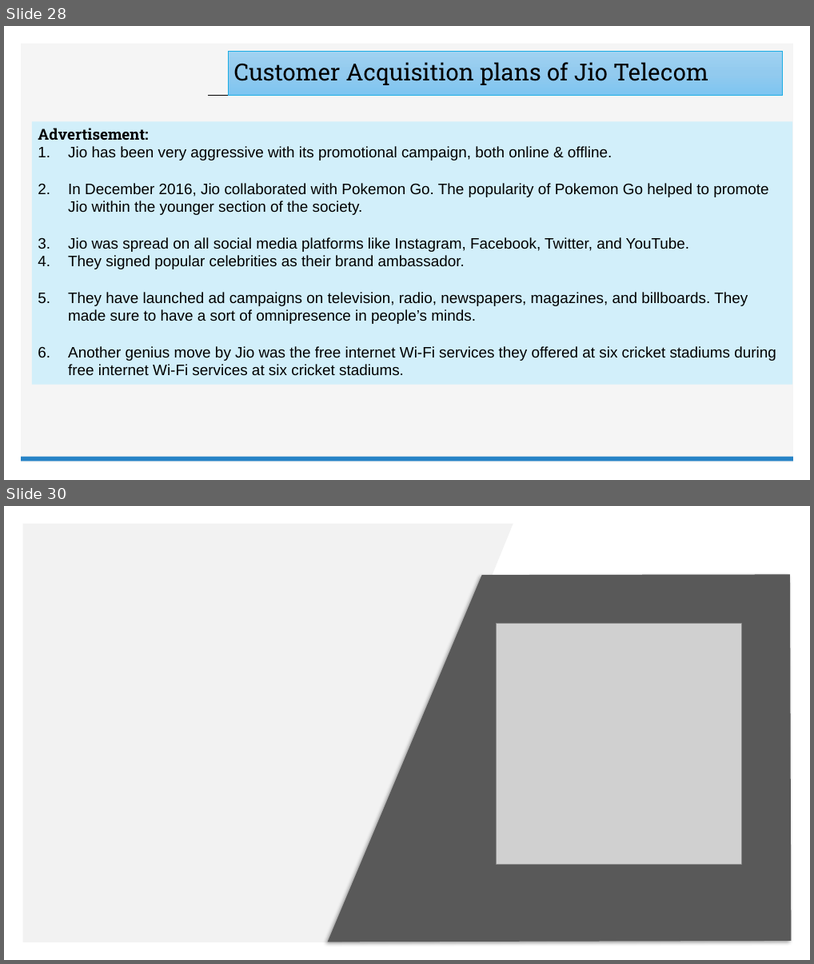
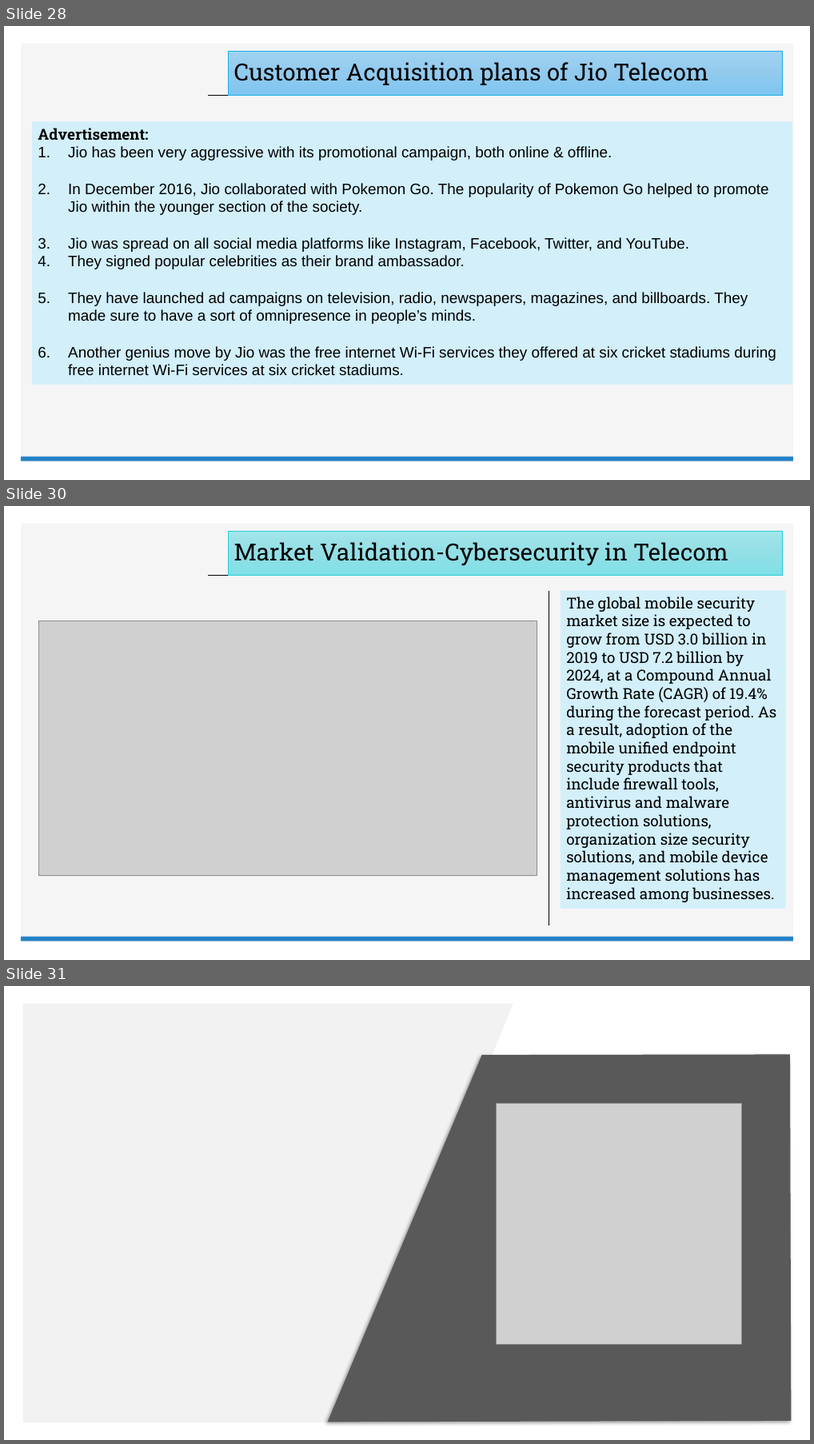
Before and after one commit to Embedded-org/ACCOMPLISHMENTS, a slide deck: SecondYearModule 02-Day 04/JIO_BUSINESS_PLAN.pptx. Shown one above the other, each under a label of ours: slides 28 and 30 before the commit, slides 28, 30 and 31 after it; the slides between them are not shown. The pictures are 814x964 and 814x1444 pixels, drawn with LibreOffice and Linux fonts; fonts in the diff are those of the drawing; grey boxes stand for pictures; background and template pictures are left out. Boxes give left, top, right and bottom in pixels: in the first picture for what was removed or moved away, otherwise in the second. Text is boxed around its words. In the diff, an @@ line names an element or a change of style, - is before the commit and + after.

```diff
--- a/SecondYearModule 02-Day 04/JIO_BUSINESS_PLAN.pptx
+++ b/SecondYearModule 02-Day 04/JIO_BUSINESS_PLAN.pptx
@@ slide 30 added at [4, 506, 810, 960], background #FFFFFF; not listed: 3 template elements that a slide beside it also shows @@
@@ title added at [228, 532, 782, 576], fill gradient #A2E5EB to #94E0E6 to #7FE0E7, outline #27CED7 0.5 pt, 28 pt, text #000000 @@
+Market Validation-Cybersecurity in Telecom
@@ line added from (550, 591) to (550, 925), #000000 0.5 pt @@
@@ rectangle added at [561, 591, 786, 908], fill #D2EFFA, 18 pt, text #000000 @@
+The global mobile security market size is expected to grow from USD 3.0 billion in 2019 to USD 7.2 billion by 2024, at a Compound Annual Growth Rate (CAGR) of 19.4% during the forecast period. As a result, adoption of the mobile unified endpoint security products that include firewall tools, antivirus and malware protection solutions, organization size security solutions, and mobile device management solutions has increased among businesses.
@@ picture added at [38, 621, 538, 876] @@
@@ what was slide 30 is now slide 31 @@
```
Also in this commit, not shown: 1 slide changed.
